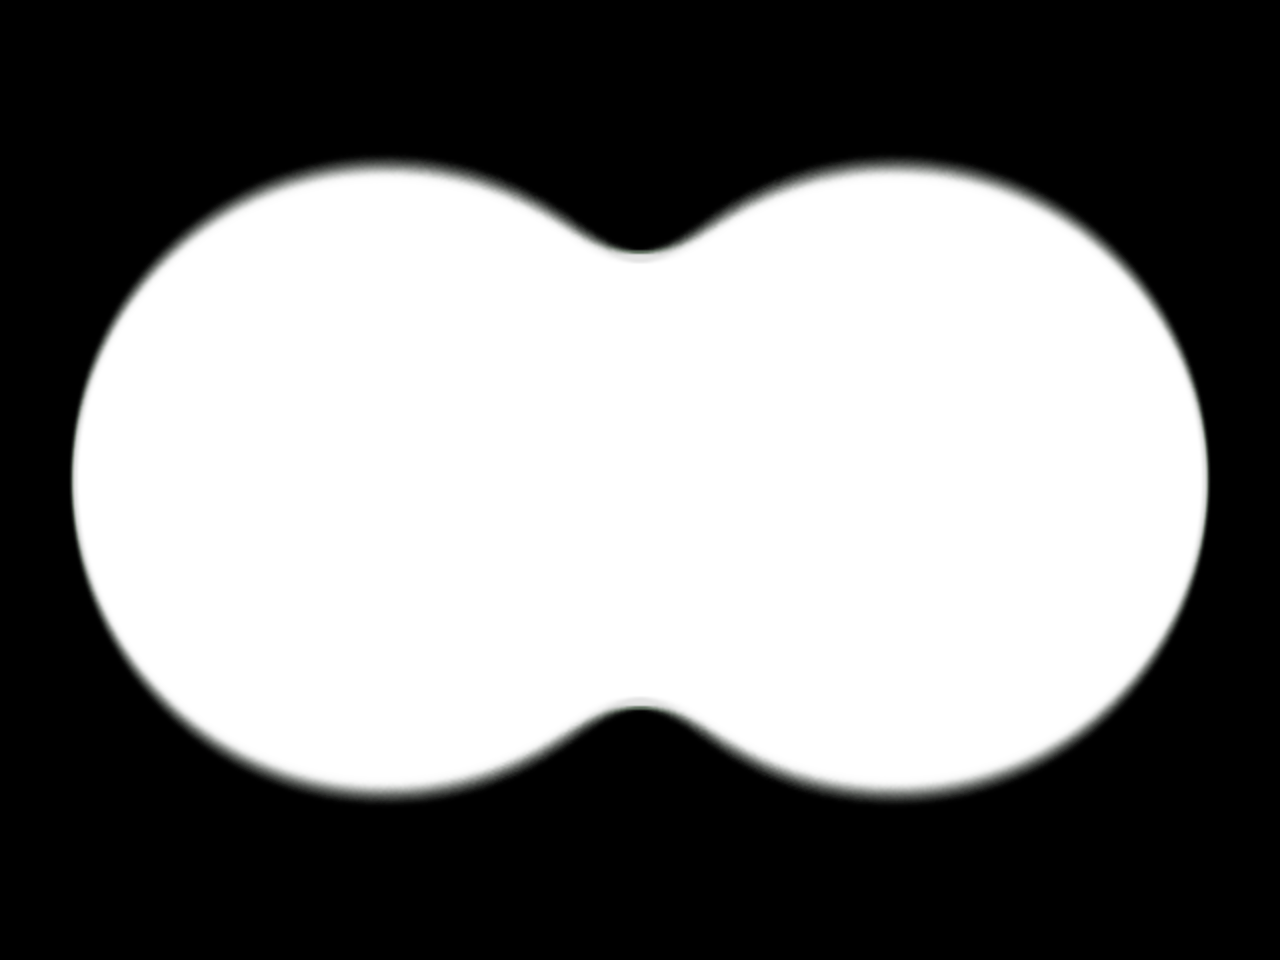
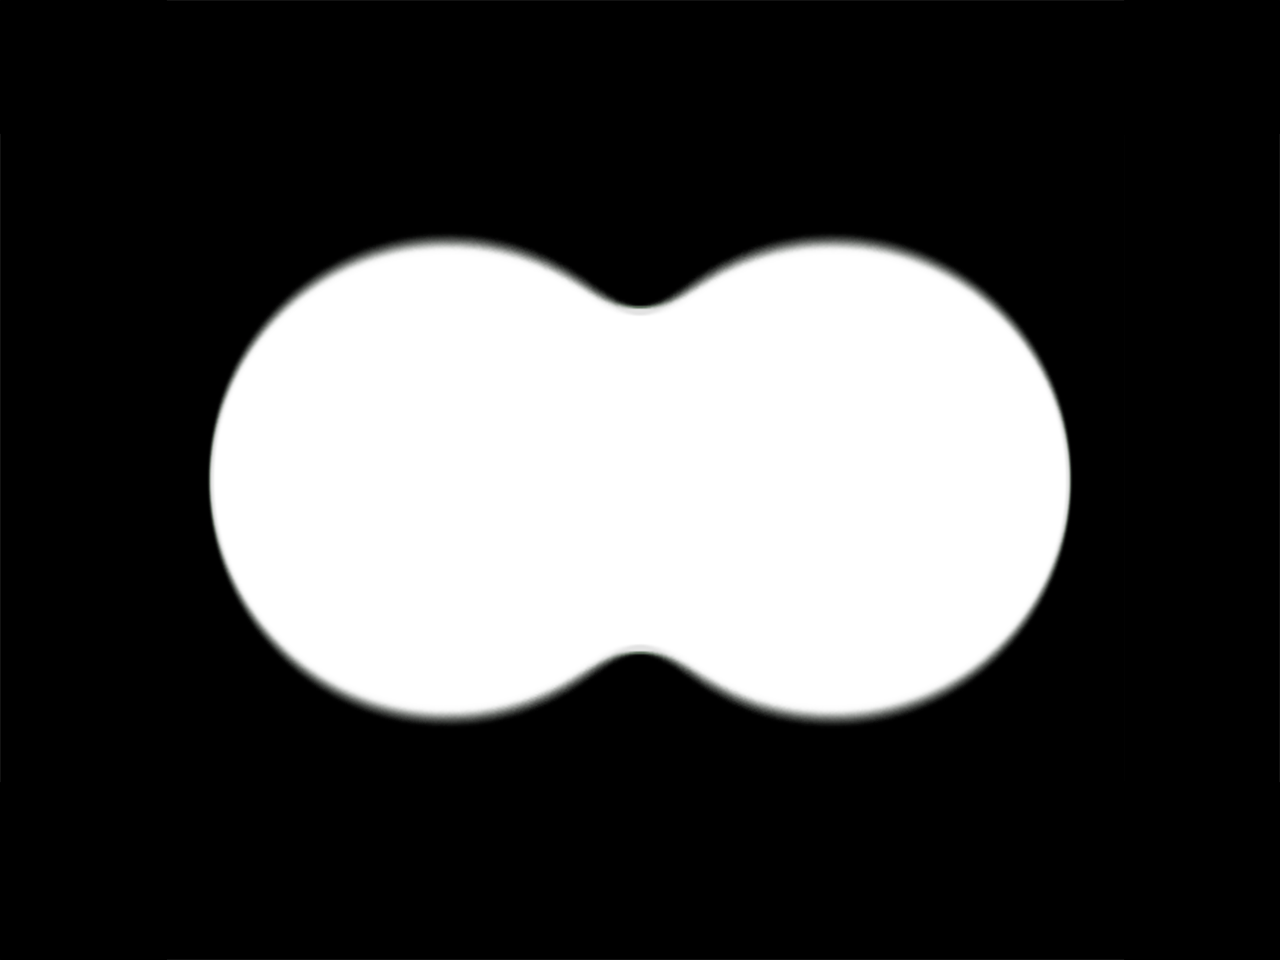
Comparing the layer stacks of the two 1280×960 images. Changes:
removed layer "viewfinder_v02a" (1st of 8) over (0, 0, 1280, 960)
added layer "viewfinder_v02a" (1st of 8) above "viewfinder_v02a" over (0, 0, 1280, 960)